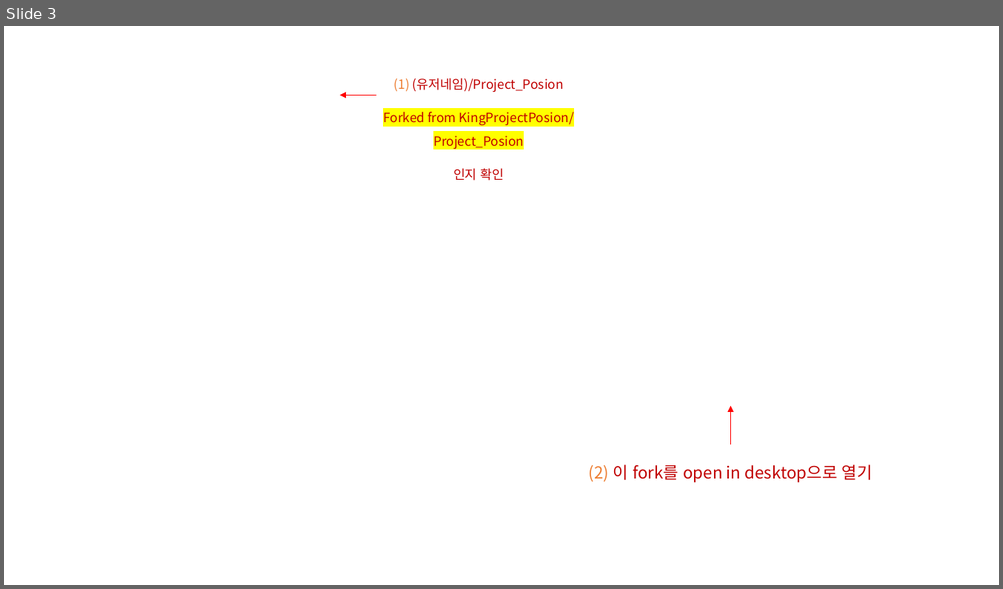
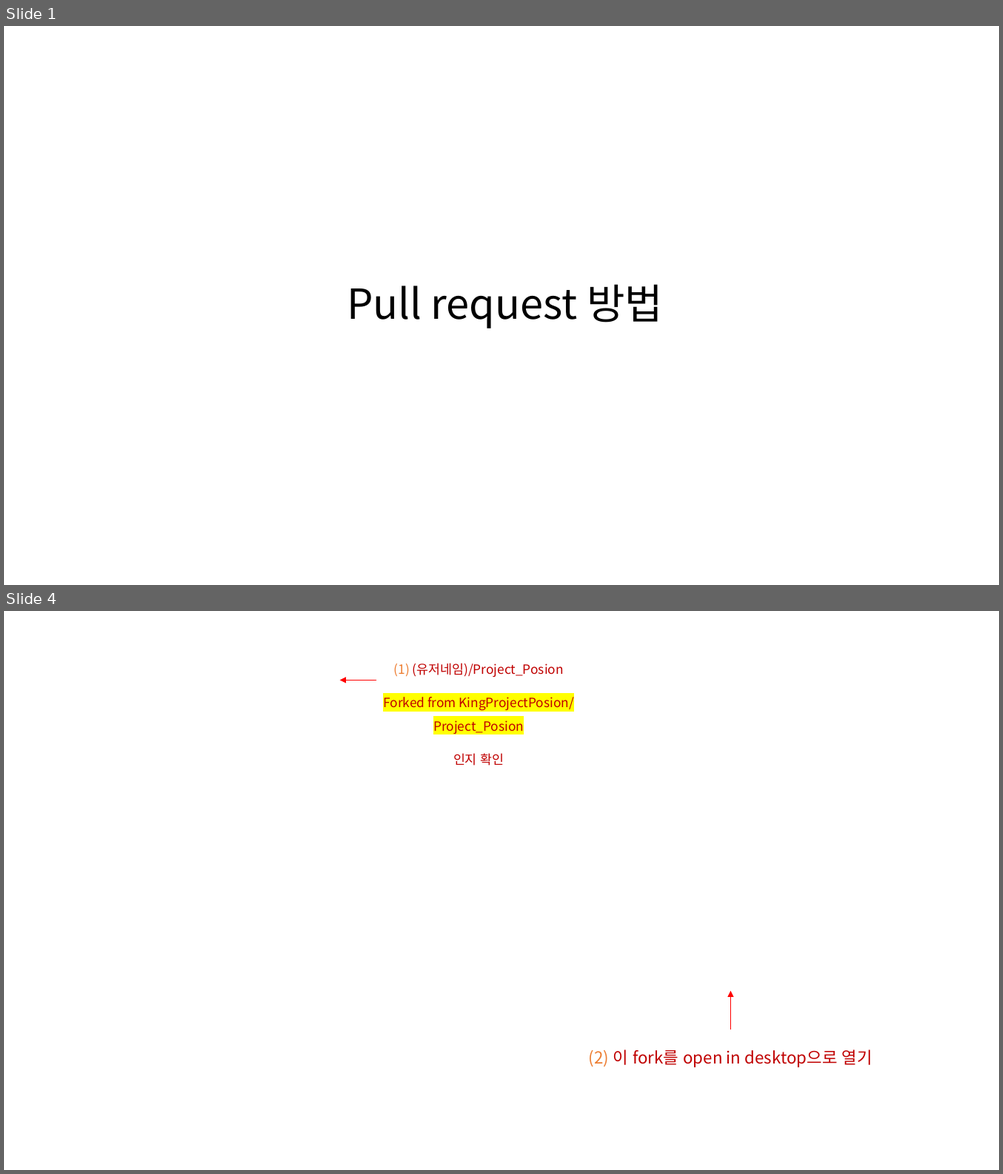
Before and after one commit to ordinaryhan/Project_Poison, a slide deck: 기획/pull requests 방법.pptx. Shown one above the other, each under a label of ours: slide 3 before the commit, slides 1 and 4 after it; the slides between them are not shown. The pictures are 1003x589 and 1003x1174 pixels, drawn with LibreOffice and Linux fonts; fonts in the diff are those of the drawing; background and template pictures are left out. Boxes give left, top, right and bottom in pixels: in the first picture for what was removed or moved away, otherwise in the second. Text is boxed around its words. In the diff, an @@ line names an element or a change of style, - is before the commit and + after.

Commit message:
Pull request 방법
Pull request 방법 ppt버전

```diff
--- a/기획/pull requests 방법.pptx
+++ b/기획/pull requests 방법.pptx
@@ slide 1 added at [4,26,999,585], background #FFFFFF @@
@@ text added at [347,284,663,329], 40 pt, text #000000 @@
+Pull request 방법
@@ what was slide 3 is now slide 4 @@
```
Also in this commit, not shown: 4 slides changed, 4 other slides added.
